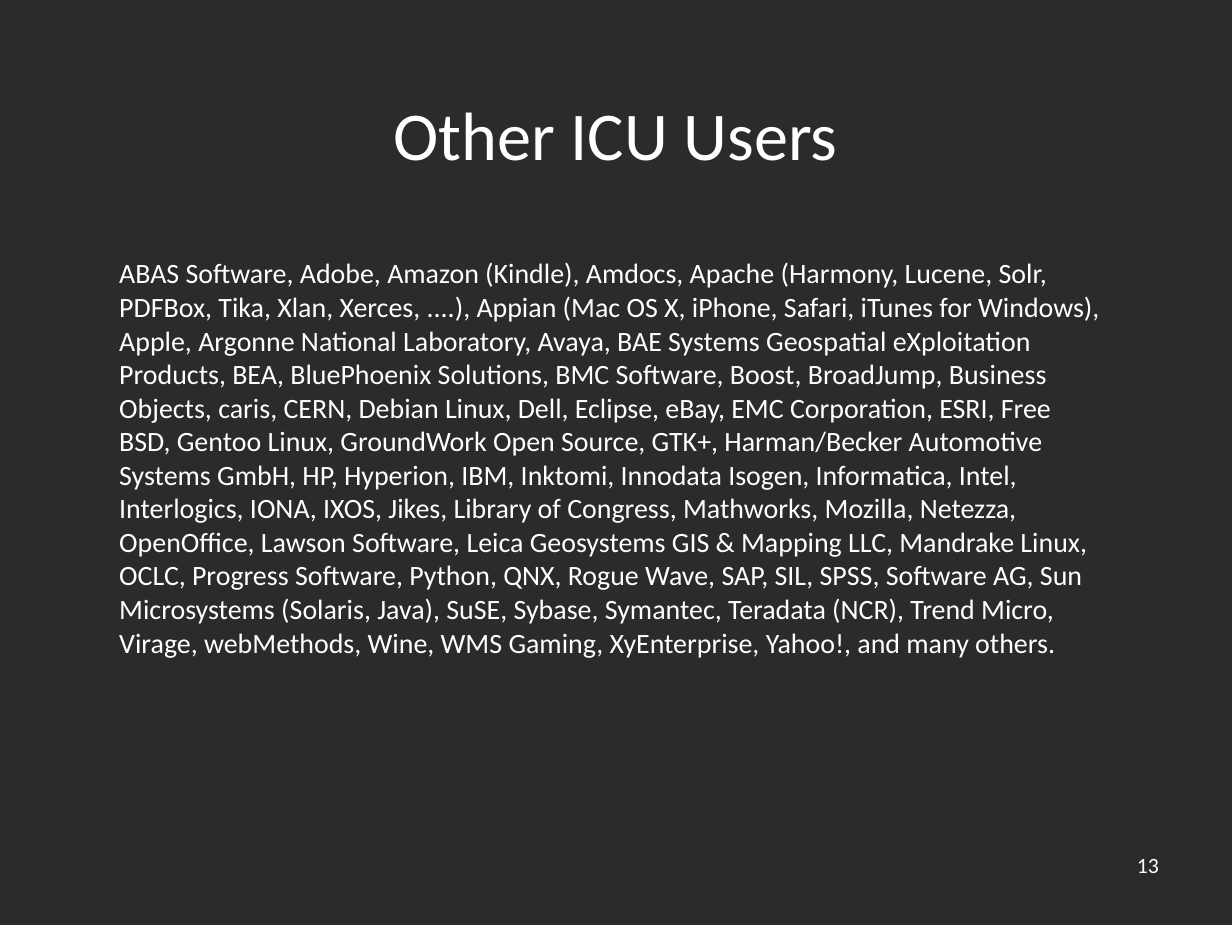
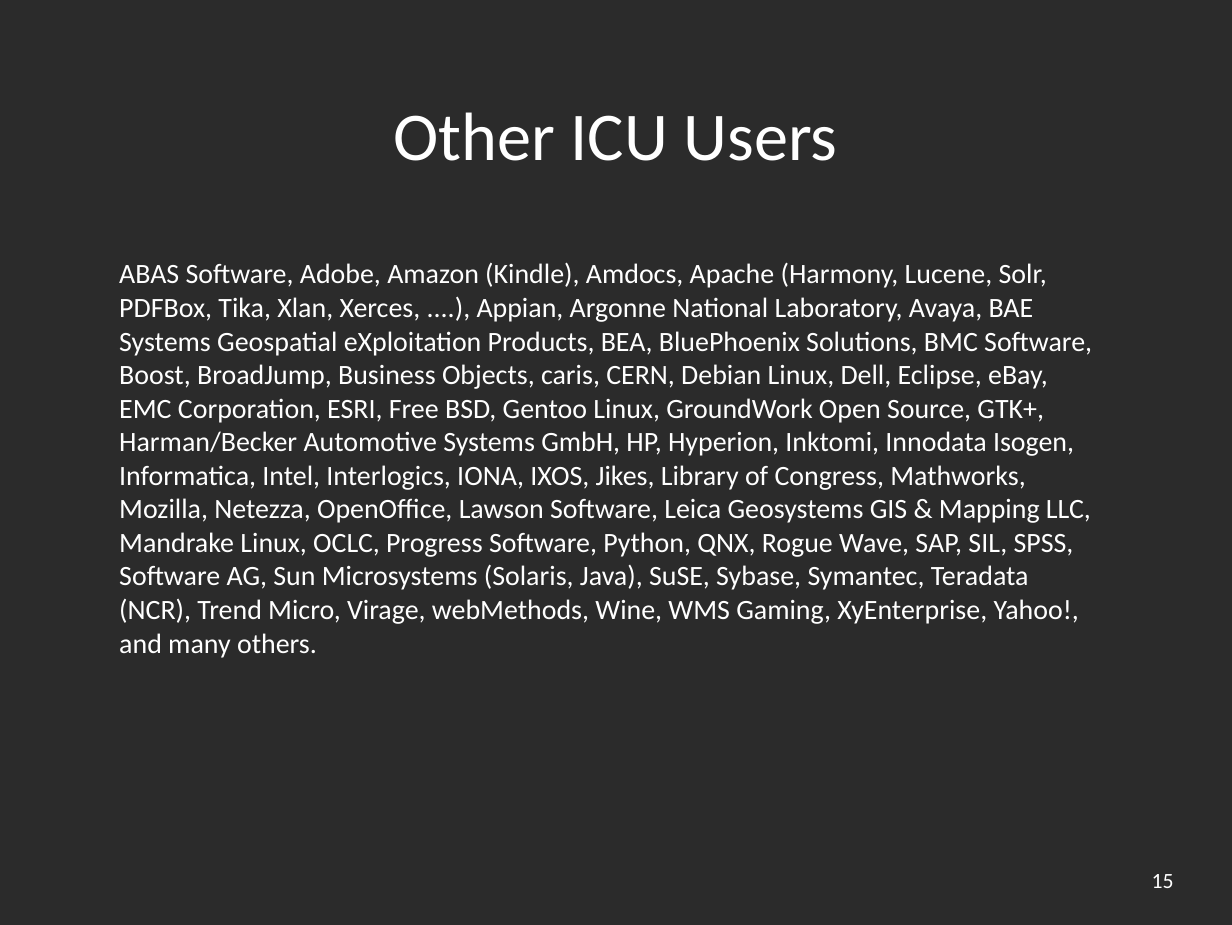
Before and after one commit to unicode-org/icu-docs, a slide deck: slide 15 of docs/pres/icu_overview.odp (slide 13 before the commit). Drawn at 1232x925 pixels with LibreOffice and Linux fonts; fonts in the diff are those of the drawing; background and template pictures are left out; a plain dark background stands for a picture behind light text. Boxes give left, top, right and bottom in pixels: in the first picture for what was removed or moved away, otherwise in the second. Text is boxed around its words. In the diff, an @@ line names an element or a change of style, - is before the commit and + after.

```diff
--- a/docs/pres/icu_overview.odp
+++ b/docs/pres/icu_overview.odp
@@ text at [119,262,1092,658]: text changed @@
-ABAS Software, Adobe, Amazon (Kindle), Amdocs, Apache (Harmony, Lucene, Solr, PDFBox, Tika, Xlan, Xerces, ....), Appian (Mac OS X, iPhone, Safari, iTunes for Windows), Apple, Argonne National Laboratory, Avaya, BAE Systems Geospatial eXploitation Products, BEA, BluePhoenix Solutions, BMC Software, Boost, BroadJump, Business Objects, caris, CERN, Debian Linux, Dell, Eclipse, eBay, EMC Corporation, ESRI, Free BSD, Gentoo Linux, GroundWork Open Source, GTK+, Harman/Becker Automotive Systems GmbH, HP, Hyperion, IBM, Inktomi, Innodata Isogen, Informatica, Intel, Interlogics, IONA, IXOS, Jikes, Library of Congress, Mathworks, Mozilla, Netezza, OpenOffice, Lawson Software, Leica Geosystems GIS & Mapping LLC, Mandrake Linux, OCLC, Progress Software, Python, QNX, Rogue Wave, SAP, SIL, SPSS, Software AG, Sun Microsystems (Solaris, Java), SuSE, Sybase, Symantec, Teradata (NCR), Trend Micro, Virage, webMethods, Wine, WMS Gaming, XyEnterprise, Yahoo!, and many others.
+ABAS Software, Adobe, Amazon (Kindle), Amdocs, Apache (Harmony, Lucene, Solr, PDFBox, Tika, Xlan, Xerces, ....), Appian, Argonne National Laboratory, Avaya, BAE Systems Geospatial eXploitation Products, BEA, BluePhoenix Solutions, BMC Software, Boost, BroadJump, Business Objects, caris, CERN, Debian Linux, Dell, Eclipse, eBay, EMC Corporation, ESRI, Free BSD, Gentoo Linux, GroundWork Open Source, GTK+, Harman/Becker Automotive Systems GmbH, HP, Hyperion, Inktomi, Innodata Isogen, Informatica, Intel, Interlogics, IONA, IXOS, Jikes, Library of Congress, Mathworks, Mozilla, Netezza, OpenOffice, Lawson Software, Leica Geosystems GIS & Mapping LLC, Mandrake Linux, OCLC, Progress Software, Python, QNX, Rogue Wave, SAP, SIL, SPSS, Software AG, Sun Microsystems (Solaris, Java), SuSE, Sybase, Symantec, Teradata (NCR), Trend Micro, Virage, webMethods, Wine, WMS Gaming, XyEnterprise, Yahoo!, and many others.
@@ page number removed at [1137,859,1159,873] @@
-13
@@ page number added at [1152,874,1174,888], 14 pt, text #FFFFFF @@
+15
```
Also in this commit, not shown: 26 other slides changed, 7 slides added, 1 other file.
